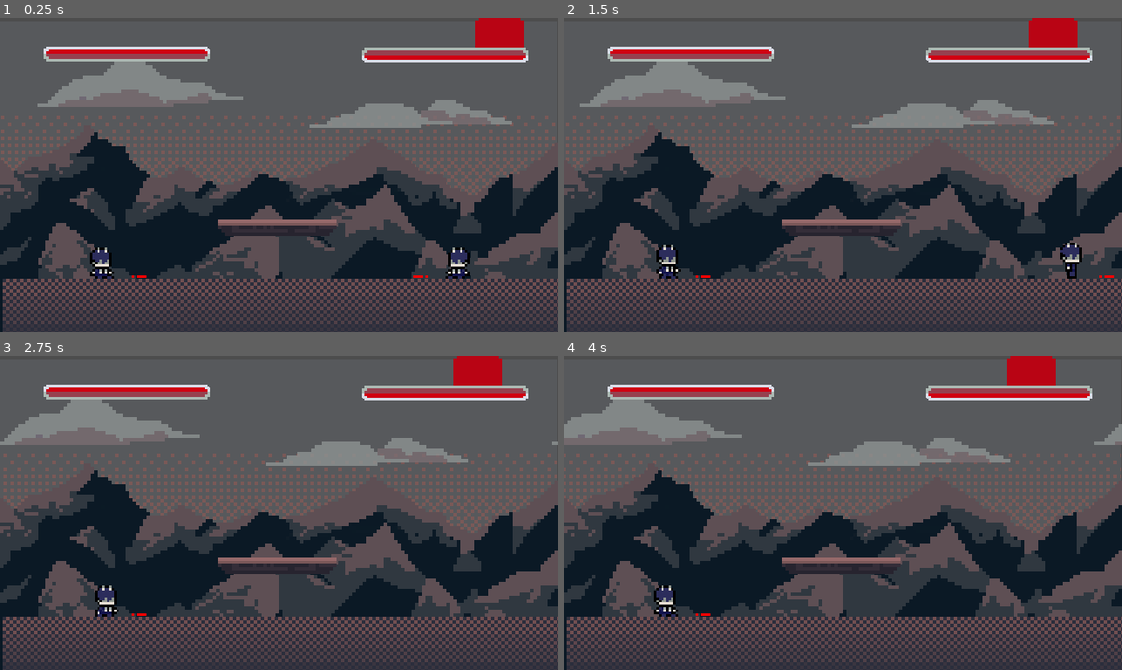
Above: before the commit, frames 1-4 (two rows, left to right).
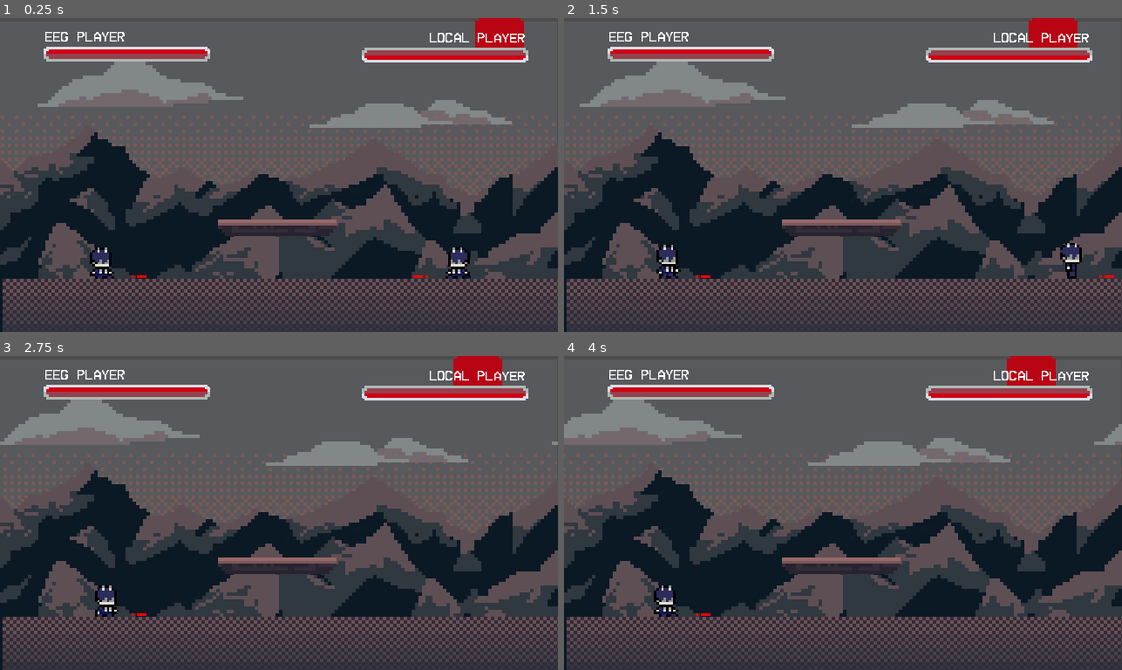
Above: after the commit, the same moments.

Repository: lucasmcclean/project-foxtrot-black-trigger-watchtower-omega
Game: Godot game, scene res://main.tscn
Same seed, same stepped clock (60 frames per second), same inputs: the game is played once before the commit and once after it.
Inputs:
- Up to frame 1 (0.25 s): no input
- Up to frame 2 (1.5 s): hold D (move_right) 0.53-1.28 s; tap S (crouch) at 0.6 s; tap W (jump) at 0.77 s; hold Insert (move_down) from 1.28 s (still down); tap Space (flash_step) at 1.35 s
- Up to frame 3 (2.75 s): tap W (jump) at 1.52 s; release Insert (move_down) at 2.03 s; hold D (move_right) from 2.03 s (still down); tap E (kick) at 2.1 s
- Up to frame 4 (4 s): release D (move_right) at 2.78 s; hold Page Up (move_up) 2.78-3.53 s; tap Q (punch) at 2.85 s; tap W (jump) at 3.02, 3.77 s; hold A (move_left) from 3.53 s (still down); tap S (crouch) at 3.6 s

The runs differ from the first frame. In frame 1, 0.4% of the frame differs, in the area x 8-95%, y 4-8%; in frame 2, 0.4%; in frame 3, 0.4%; in frame 4, 0.4%.

Commit message:
EEG refinements

Diff:
--- a/project-foxtrot-black-trigger-watchtower-omega/main.tscn
+++ b/project-foxtrot-black-trigger-watchtower-omega/main.tscn
@@ -12,6 +12,7 @@
 [ext_resource type="Texture2D" uid="uid://b1q61ke6q21ei" path="res://assets/HPBARATLAS.tres" id="6_yaehf"]
 [ext_resource type="Script" uid="uid://dhy7ioayo4wtn" path="res://health_bar_eeg.gd" id="9_4c57u"]
 [ext_resource type="Texture2D" uid="uid://7rntmpnjtitn" path="res://assets/MOUNTAIN.png" id="10_efxa6"]
+[ext_resource type="FontFile" uid="uid://dwgip1taa2kja" path="res://assets/home-video-font/HomeVideo-BLG6G.ttf" id="10_yaehf"]
 [ext_resource type="Texture2D" uid="uid://5hewunhne21n" path="res://assets/FLOOR .png" id="11_dg77c"]
 [ext_resource type="Texture2D" uid="uid://cc1k6ngqfc64k" path="res://assets/SUN.png" id="13_w48qg"]
 [ext_resource type="Texture2D" uid="uid://b2k2ysa4qy7js" path="res://assets/CLOUDS.png" id="14_w48qg"]
@@ -85,7 +86,17 @@
 texture_under = ExtResource("5_yaehf")
 texture_progress = ExtResource("6_yaehf")
 script = ExtResource("9_4c57u")
-player = NodePath("../../LocalPlayer")
+player = NodePath("../../EEGPlayer")
+
+[node name="Label" type="Label" parent="HUD/HealthBarLocal"]
+layout_mode = 0
+offset_left = 6.800064
+offset_top = -21.285727
+offset_right = 204.80006
+offset_bottom = 1.7142658
+theme_override_fonts/font = ExtResource("10_yaehf")
+theme_override_font_sizes/font_size = 22
+text = "EEG Player"
 
 [node name="GlowParticle" type="GPUParticles2D" parent="HUD/HealthBarLocal"]
 z_index = -1
@@ -111,7 +122,7 @@
 texture_under = ExtResource("5_yaehf")
 texture_progress = ExtResource("6_yaehf")
 script = ExtResource("9_4c57u")
-player = NodePath("../../EEGPlayer")
+player = NodePath("../../LocalPlayer")
 
 [node name="GlowParticle" type="GPUParticles2D" parent="HUD/HealthBarEEG"]
 z_index = -1
@@ -124,6 +135,18 @@
 one_shot = true
 draw_order = 2
 process_material = SubResource("ParticleProcessMaterial_kek77")
+
+[node name="Label" type="Label" parent="HUD/HealthBarEEG"]
+layout_mode = 0
+offset_left = 168.57141
+offset_top = 55.71427
+offset_right = 366.5714
+offset_bottom = 100.71428
+rotation = 3.1415927
+theme_override_fonts/font = ExtResource("10_yaehf")
+theme_override_font_sizes/font_size = 22
+text = "Local Player
+"
 
 [node name="StaticBody2D" type="StaticBody2D" parent="."]
 position = Vector2(0, 129)
--- a/project-foxtrot-black-trigger-watchtower-omega/player/controller/eeg_controller.gd
+++ b/project-foxtrot-black-trigger-watchtower-omega/player/controller/eeg_controller.gd
@@ -1,7 +1,7 @@
 class_name EEGInputController
 extends Controller
 
-@export var websocket_url: String = "wss://tennille-unsunny-populously.ngrok-free.dev"
+@export var websocket_url: String = "ws://0.0.0.0:8765"
 
 signal connected
 signal disconnected
Binary file added: project-foxtrot-black-trigger-watchtower-omega/assets/home-video-font/HomeVideo-BLG6G.ttf
Not shown, added: project-foxtrot-black-trigger-watchtower-omega/assets/home-video-font/HomeVideo-BLG6G.ttf.import
Binary file added: project-foxtrot-black-trigger-watchtower-omega/assets/home-video-font/HomeVideoBold-R90Dv.ttf
Not shown, added: project-foxtrot-black-trigger-watchtower-omega/assets/home-video-font/HomeVideoBold-R90Dv.ttf.import
Not shown, added: project-foxtrot-black-trigger-watchtower-omega/assets/home-video-font/info.txt
Not shown: 1 places in project-foxtrot-black-trigger-watchtower-omega/main.tscn that only renumber resources
Not shown, changed: muse/realtime_muse_plot.py
